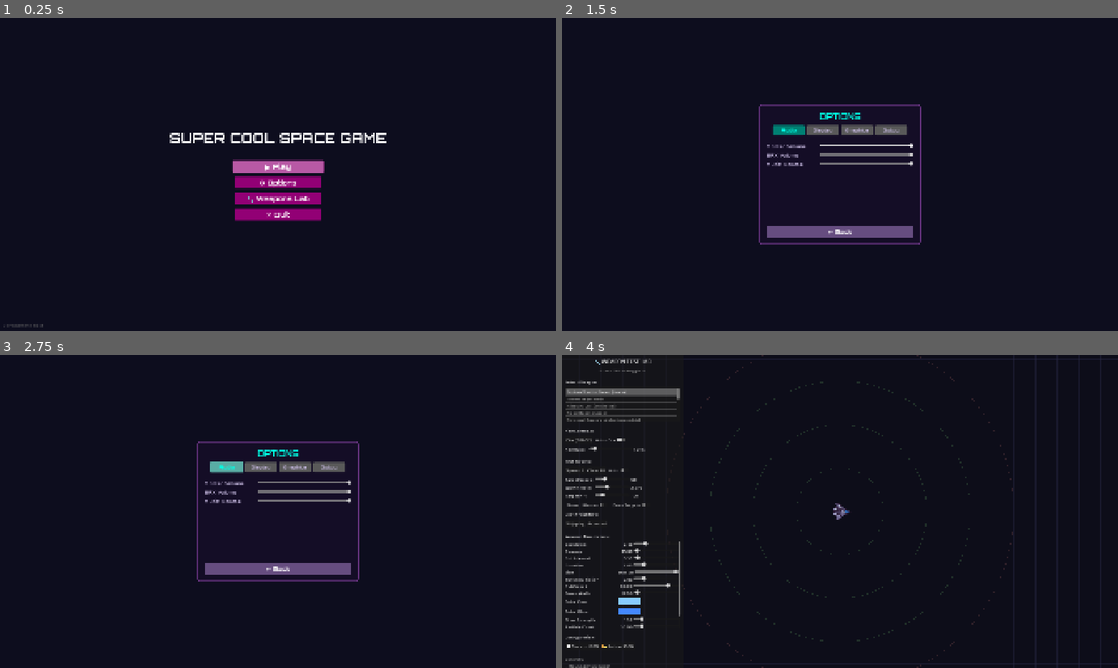
Above: before the commit, frames 1-4 (two rows, left to right).
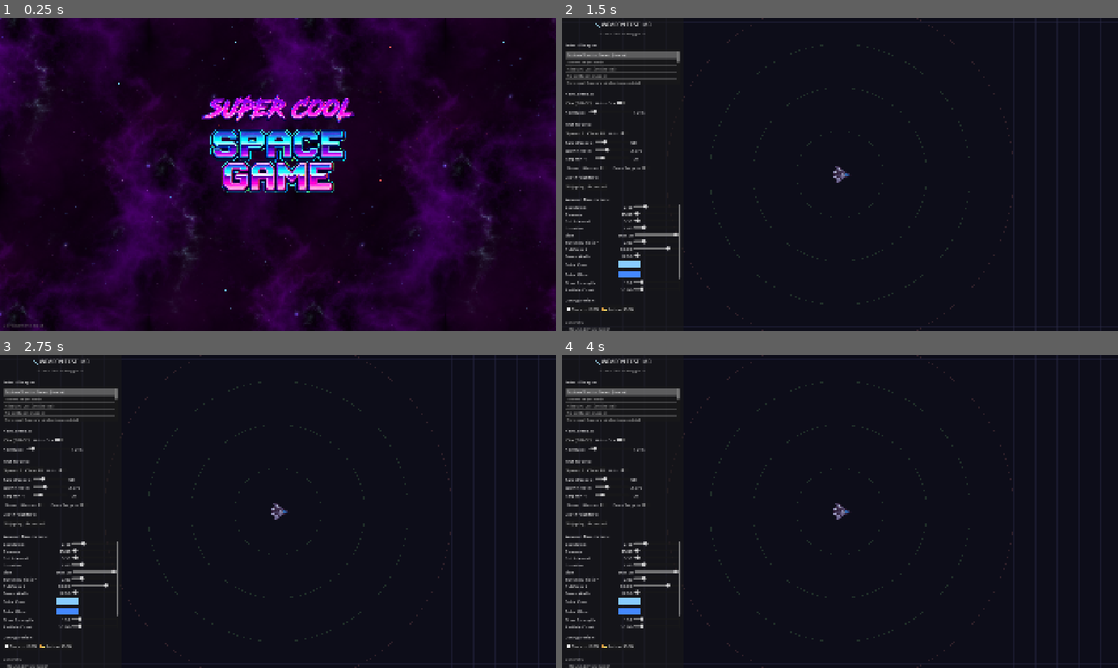
Above: after the commit, the same moments.

Repository: chalkbluffone/voidrift
Game: Godot game, scene res://scenes/ui/main_menu.tscn
The game is run twice, just before and just after one commit, with the same random seed, the same clock (stepped at 60 frames per second) and the same inputs.
Inputs (mouse positions are in pixels of both pictures, inside the frame that each line leads up to):
- Up to frame 1 (0.25 s): no input
- Up to frame 2 (1.5 s): click (840, 183) at 0.5 s, where only the run before the commit has a clickable "⚙ Options"; click (840, 243) at 1.25 s, where only the run after the commit has a clickable "🔧 Weapons Lab"
- Up to frame 3 (2.75 s): click (227, 467) at 2 s, where only the run before the commit has a clickable "Audio"
- Up to frame 4 (4 s): click "← Back" (after the commit: "Fire (SPACE)") at 2.75 s; click (840, 536) at 3.5 s, where only the run before the commit has a clickable "🔧 Weapons Lab"

The runs differ from the first frame. In frame 1, 24% of the frame differs, in the area x 0-100%, y 0-100%; in frame 2, 6.9%; in frame 3, 6.9%; in frame 4, nothing differs.

Commit message:
feat: Overhaul title screen with animated starfield, random nebula, and enhanced title image effects

Diff:
--- a/scenes/ui/main_menu.tscn
+++ b/scenes/ui/main_menu.tscn
@@ -1,7 +1,11 @@
-[gd_scene load_steps=3 format=3 uid="uid://dmainmenu00001"]
+[gd_scene load_steps=7 format=3 uid="uid://dmainmenu00001"]
 
 [ext_resource type="Script" path="res://scripts/ui/main_menu.gd" id="1_menu"]
 [ext_resource type="FontFile" path="res://assets/fonts/Orbitron-Bold.ttf" id="2_orbitron"]
+[ext_resource type="Material" uid="uid://byvccfmo8fywt" path="res://materials/stars_far.tres" id="3_starsfar"]
+[ext_resource type="Material" uid="uid://bc1yjbx4pki81" path="res://materials/stars_near.tres" id="4_starsnear"]
+[ext_resource type="Texture2D" uid="uid://bihjwqerr2jq7" path="res://assets/backgrounds/super_cool_space_game_main_title.png" id="5_title"]
+[ext_resource type="Shader" uid="uid://5inwhawvmwt3" path="res://shaders/title_glow.gdshader" id="6_titleglow"]
 
 [node name="MainMenu" type="Control"]
 layout_mode = 3
@@ -12,42 +16,70 @@
 grow_vertical = 2
 script = ExtResource("1_menu")
 
-[node name="Background" type="ColorRect" parent="."]
-layout_mode = 1
+[node name="Starfield" type="Node2D" parent="."]
+z_index = -100
+
+[node name="Nebula" type="Parallax2D" parent="Starfield"]
+scroll_scale = Vector2(0.05, 0.05)
+repeat_size = Vector2(1024, 1024)
+autoscroll = Vector2(5, 0)
+
+[node name="NebulaSprite" type="Sprite2D" parent="Starfield/Nebula"]
+texture_repeat = 2
+region_enabled = true
+region_rect = Rect2(0, 0, 8192, 8192)
+
+[node name="StarsFar" type="Parallax2D" parent="Starfield"]
+scroll_scale = Vector2(0.12, 0.12)
+repeat_size = Vector2(4096, 4096)
+autoscroll = Vector2(15, 0)
+repeat_times = 3
+
+[node name="StarsFarRect" type="ColorRect" parent="Starfield/StarsFar"]
+material = ExtResource("3_starsfar")
 anchors_preset = 15
 anchor_right = 1.0
 anchor_bottom = 1.0
+offset_right = 4096.0
+offset_bottom = 4096.0
 grow_horizontal = 2
 grow_vertical = 2
-color = Color(0.05, 0.05, 0.12, 1)
+color = Color(0, 0, 0, 1)
 
-[node name="VBoxContainer" type="VBoxContainer" parent="."]
-layout_mode = 1
-anchors_preset = 8
-anchor_left = 0.5
-anchor_top = 0.5
-anchor_right = 0.5
-anchor_bottom = 0.5
-offset_left = -150.0
-offset_top = -120.0
-offset_right = 150.0
-offset_bottom = 120.0
+[node name="StarsNear" type="Parallax2D" parent="Starfield"]
+scroll_scale = Vector2(0.35, 0.35)
+repeat_size = Vector2(4096, 4096)
+autoscroll = Vector2(30, 0)
+repeat_times = 3
+
+[node name="StarsNearRect" type="ColorRect" parent="Starfield/StarsNear"]
+material = ExtResource("4_starsnear")
+anchors_preset = 15
+anchor_right = 1.0
+anchor_bottom = 1.0
+offset_right = 4096.0
+offset_bottom = 4096.0
 grow_horizontal = 2
 grow_vertical = 2
+color = Color(0, 0, 0, 1)
+
+[node name="TitleImage" type="TextureRect" parent="."]
+layout_mode = 1
+anchors_preset = 0
+texture = ExtResource("5_title")
+expand_mode = 1
+stretch_mode = 5
+
+[node name="ButtonContainer" type="VBoxContainer" parent="."]
+layout_mode = 1
+anchors_preset = 0
+offset_left = 0.0
+offset_top = 0.0
+offset_right = 300.0
+offset_bottom = 220.0
 theme_override_constants/separation = 15
 
-[node name="TitleLabel" type="Label" parent="VBoxContainer"]
-layout_mode = 2
-theme_override_fonts/font = ExtResource("2_orbitron")
-theme_override_font_sizes/font_size = 48
-text = "SUPER COOL SPACE GAME"
-horizontal_alignment = 1
-
-[node name="Spacer" type="Control" parent="VBoxContainer"]
-custom_minimum_size = Vector2(0, 20)
-layout_mode = 2
-
-[node name="PlayButton" type="Button" parent="VBoxContainer"]
+[node name="PlayButton" type="Button" parent="ButtonContainer"]
 custom_minimum_size = Vector2(300, 40)
 layout_mode = 2
 size_flags_horizontal = 4
@@ -55,7 +87,7 @@
 theme_override_font_sizes/font_size = 24
 text = "▶ Play"
 
-[node name="OptionsButton" type="Button" parent="VBoxContainer"]
+[node name="OptionsButton" type="Button" parent="ButtonContainer"]
 custom_minimum_size = Vector2(300, 40)
 layout_mode = 2
 size_flags_horizontal = 4
@@ -63,7 +95,7 @@
 theme_override_font_sizes/font_size = 24
 text = "⚙ Options"
 
-[node name="WeaponsLabButton" type="Button" parent="VBoxContainer"]
+[node name="WeaponsLabButton" type="Button" parent="ButtonContainer"]
 custom_minimum_size = Vector2(300, 40)
 layout_mode = 2
 size_flags_horizontal = 4
@@ -71,7 +103,7 @@
 theme_override_font_sizes/font_size = 24
 text = "🔧 Weapons Lab"
 
-[node name="QuitButton" type="Button" parent="VBoxContainer"]
+[node name="QuitButton" type="Button" parent="ButtonContainer"]
 custom_minimum_size = Vector2(300, 40)
 layout_mode = 2
 size_flags_horizontal = 4
--- a/scripts/ui/main_menu.gd
+++ b/scripts/ui/main_menu.gd
@@ -2,17 +2,59 @@
 
 ## Main Menu - Entry point for the game.
 ## Provides navigation to Play, Options, and Weapons Lab.
+## Features animated starfield background, random nebula, and title image with
+## scanline/glow/float effects.
 
 const SHIP_SELECT_SCENE: String = "res://scenes/ui/ship_select.tscn"
 const OPTIONS_SCENE: String = "res://scenes/ui/options_menu.tscn"
 const WEAPONS_LAB_SCENE: String = "res://tools/weapon_test_lab/weapon_test_lab.tscn"
 
 const CARD_HOVER_FX_SCRIPT: Script = preload("res://scripts/ui/card_hover_fx.gd")
+const TITLE_GLOW_SHADER: Shader = preload("res://shaders/title_glow.gdshader")
 
-@onready var play_button: Button = $VBoxContainer/PlayButton
-@onready var options_button: Button = $VBoxContainer/OptionsButton
-@onready var weapons_lab_button: Button = $VBoxContainer/WeaponsLabButton
-@onready var quit_button: Button = $VBoxContainer/QuitButton
+## Pool of nebula textures to randomly pick from on each menu load.
+const NEBULA_PATHS: Array[String] = [
+	"res://assets/backgrounds/Blue Nebula/Blue_Nebula_01-1024x1024.png",
+	"res://assets/backgrounds/Blue Nebula/Blue_Nebula_02-1024x1024.png",
+	"res://assets/backgrounds/Blue Nebula/Blue_Nebula_03-1024x1024.png",
+	"res://assets/backgrounds/Blue Nebula/Blue_Nebula_04-1024x1024.png",
+	"res://assets/backgrounds/Blue Nebula/Blue_Nebula_05-1024x1024.png",
+	"res://assets/backgrounds/Blue Nebula/Blue_Nebula_06-1024x1024.png",
+	"res://assets/backgrounds/Blue Nebula/Blue_Nebula_08-1024x1024.png",
+
+	"res://assets/backgrounds/Purple Nebula/Purple_Nebula_01-1024x1024.png",
+	"res://assets/backgrounds/Purple Nebula/Purple_Nebula_02-1024x1024.png",
+	"res://assets/backgrounds/Purple Nebula/Purple_Nebula_03-1024x1024.png",
+	"res://assets/backgrounds/Purple Nebula/Purple_Nebula_04-1024x1024.png",
+	"res://assets/backgrounds/Purple Nebula/Purple_Nebula_05-1024x1024.png",
+	"res://assets/backgrounds/Purple Nebula/Purple_Nebula_06-1024x1024.png",
+	"res://assets/backgrounds/Purple Nebula/Purple_Nebula_07-1024x1024.png",
+	"res://assets/backgrounds/Purple Nebula/Purple_Nebula_08-1024x1024.png",
+]
+
+## Title image sizing as fraction of viewport height.
+const TITLE_HEIGHT_FRACTION: float = 0.3
+
+## Entrance animation timing.
+const ENTRANCE_DURATION: float = 0.8
+const ENTRANCE_START_SCALE: float = 1.15
+const BUTTON_FADE_DELAY: float = 0.1
+
+## Float bob parameters are now in the title_glow shader (vertex offset).
+
+## Gap between title image bottom edge and button container top.
+const TITLE_BUTTON_GAP: float = 50.0
+
+@onready var play_button: Button = $ButtonContainer/PlayButton
+@onready var options_button: Button = $ButtonContainer/OptionsButton
+@onready var weapons_lab_button: Button = $ButtonContainer/WeaponsLabButton
+@onready var quit_button: Button = $ButtonContainer/QuitButton
+@onready var title_image: TextureRect = $TitleImage
+@onready var nebula_sprite: Sprite2D = $Starfield/Nebula/NebulaSprite
+@onready var stars_far_rect: ColorRect = $Starfield/StarsFar/StarsFarRect
+@onready var stars_near_layer: Parallax2D = $Starfield/StarsNear
+
+@onready var _settings: Node = get_node("/root/SettingsManager")
 
 var _button_hover_tweens: Dictionary = {}
 
@@ -28,8 +70,105 @@
 	for button: Button in [play_button, options_button, weapons_lab_button, quit_button]:
 		CARD_HOVER_FX_SCRIPT.style_synthwave_button(button, UiColors.BUTTON_PRIMARY, _button_hover_tweens, 4)
 
-	# Focus first button for gamepad/keyboard nav
-	play_button.grab_focus()
+	# Randomize nebula texture
+	_randomize_nebula()
+
+	# Apply title glow shader
+	_apply_title_shader()
+
+	# Size and center the title image
+	_layout_title_image()
+
+	# Respect background quality setting
+	_apply_background_quality()
+	_settings.settings_changed.connect(_on_settings_changed)
+
+	# Start entrance animation (title + buttons)
+	_play_entrance_animation()
+
+
+## Pick a random nebula texture and assign it to the nebula sprite.
+func _randomize_nebula() -> void:
+	var idx: int = randi() % NEBULA_PATHS.size()
+	var tex: Texture2D = load(NEBULA_PATHS[idx]) as Texture2D
+	if tex:
+		nebula_sprite.texture = tex
+
+
+## Create and assign the title glow ShaderMaterial.
+func _apply_title_shader() -> void:
+	var mat: ShaderMaterial = ShaderMaterial.new()
+	mat.shader = TITLE_GLOW_SHADER
+	title_image.material = mat
+
+
+## Size the title image to 30% of viewport height, fully centered.
+func _layout_title_image() -> void:
+	var vp_size: Vector2 = get_viewport_rect().size
+	var target_h: float = vp_size.y * TITLE_HEIGHT_FRACTION
+
+	# Calculate width from texture aspect ratio
+	var tex: Texture2D = title_image.texture
+	if not tex:
+		return
+	var aspect: float = float(tex.get_width()) / float(tex.get_height())
+	var target_w: float = target_h * aspect
+
+	# Position centered horizontally, shifted up so buttons fit below
+	title_image.custom_minimum_size = Vector2(target_w, target_h)
+	title_image.size = Vector2(target_w, target_h)
+	title_image.pivot_offset = Vector2(target_w * 0.5, target_h * 0.5)
+	title_image.position = Vector2(
+		(vp_size.x - target_w) * 0.5,
+		(vp_size.y - target_h) * 0.5 - vp_size.y * 0.1
+	)
+
+	# Position button container directly below title with gap
+	var btn_container: VBoxContainer = $ButtonContainer
+	var btn_x: float = (vp_size.x - btn_container.size.x) * 0.5
+	var btn_y: float = title_image.position.y + target_h + TITLE_BUTTON_GAP
+	btn_container.position = Vector2(btn_x, btn_y)
+
+
+## Show/hide near-star layer and disable twinkle based on background_quality.
+func _apply_background_quality() -> void:
+	var quality: int = _settings.background_quality  # 0=Low, 1=High
+	stars_near_layer.visible = (quality >= 1)
+
+	var mat: ShaderMaterial = stars_far_rect.material as ShaderMaterial
+	if mat:
+		mat.set_shader_parameter("twinkle", 0.1 if quality >= 1 else 0.0)
+
+
+func _on_settings_changed() -> void:
+	_apply_background_quality()
+
+
+## Entrance animation: title scales/fades in, then buttons fade in staggered.
+func _play_entrance_animation() -> void:
+	# Hide everything initially
+	title_image.scale = Vector2(ENTRANCE_START_SCALE, ENTRANCE_START_SCALE)
+	title_image.modulate.a = 0.0
+
+	var buttons: Array[Button] = [play_button, options_button, weapons_lab_button, quit_button]
+	for btn: Button in buttons:
+		btn.modulate.a = 0.0
+
+	# Title entrance
+	var tween: Tween = create_tween().set_parallel(true)
+	tween.tween_property(title_image, "scale", Vector2.ONE, ENTRANCE_DURATION) \
+		.set_ease(Tween.EASE_OUT).set_trans(Tween.TRANS_CUBIC)
+	tween.tween_property(title_image, "modulate:a", 1.0, ENTRANCE_DURATION * 0.75) \
+		.set_ease(Tween.EASE_OUT).set_trans(Tween.TRANS_CUBIC)
+
+	# Buttons fade in staggered after title
+	for i: int in range(buttons.size()):
+		var delay: float = ENTRANCE_DURATION * 0.6 + float(i) * BUTTON_FADE_DELAY
+		tween.tween_property(buttons[i], "modulate:a", 1.0, 0.3) \
+			.set_delay(delay)
+
+	# After entrance, focus first button
+	tween.chain().tween_callback(play_button.grab_focus)
 
 
 func _on_play_pressed() -> void:
--- /dev/null
+++ b/shaders/title_glow.gdshader
@@ -0,0 +1,40 @@
+shader_type canvas_item;
+
+uniform float scanline_intensity : hint_range(0.0, 1.0) = 0.06;
+uniform float scanline_speed : hint_range(0.0, 30.0) = 5.0;
+uniform float scanline_count : hint_range(50.0, 500.0) = 200.0;
+uniform float chromatic_offset : hint_range(0.0, 0.01) = 0.0015;
+uniform float glow_amplitude : hint_range(0.0, 0.5) = 0.12;
+uniform float glow_speed : hint_range(0.0, 5.0) = 1.5;
+uniform float bob_x : hint_range(0.0, 10.0) = 2.0;
+uniform float bob_y : hint_range(0.0, 10.0) = 3.0;
+uniform float bob_period_x : hint_range(1.0, 20.0) = 5.0;
+uniform float bob_period_y : hint_range(1.0, 20.0) = 3.5;
+
+void vertex() {
+	VERTEX.x += sin(TIME * TAU / bob_period_x) * bob_x;
+	VERTEX.y += sin(TIME * TAU / bob_period_y) * bob_y;
+}
+
+void fragment() {
+	vec2 uv = UV;
+
+	// Chromatic aberration — offset R and B channels slightly
+	float offset = chromatic_offset;
+	float r = texture(TEXTURE, uv + vec2(-offset, 0.0)).r;
+	float g = texture(TEXTURE, uv).g;
+	float b = texture(TEXTURE, uv + vec2(offset, 0.0)).b;
+	float a = texture(TEXTURE, uv).a;
+
+	vec3 col = vec3(r, g, b);
+
+	// Glow pulse — slow sine-wave brightness modulation
+	float pulse = 1.0 + glow_amplitude * sin(TIME * glow_speed * TAU);
+	col *= pulse;
+
+	// Scanlines — horizontal lines scrolling upward
+	float scanline = sin((uv.y * scanline_count) + TIME * scanline_speed) * 0.5 + 0.5;
+	col -= scanline_intensity * scanline;
+
+	COLOR = vec4(col, a);
+}
Binary file removed: assets/backgrounds/Blue Nebula/Blue_Nebula_07-1024x1024.png
Binary file added: assets/backgrounds/super_cool_space_game_main_title.png
Not shown, changed: assets/backgrounds/super_cool_space_game_main_title.png.import
Not shown, added: shaders/title_glow.gdshader.uid
Not shown, changed: .github/TODO.md
Not shown, changed: .github/instructions/architecture.instructions.md
Not shown, changed: .github/instructions/shaders.instructions.md
Not shown, changed: .github/instructions/ui.instructions.md
